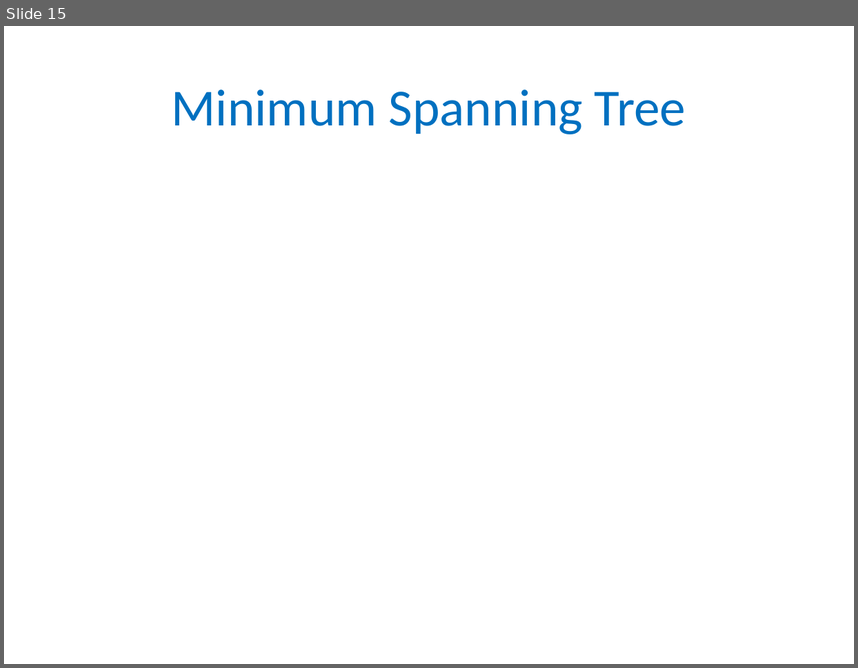
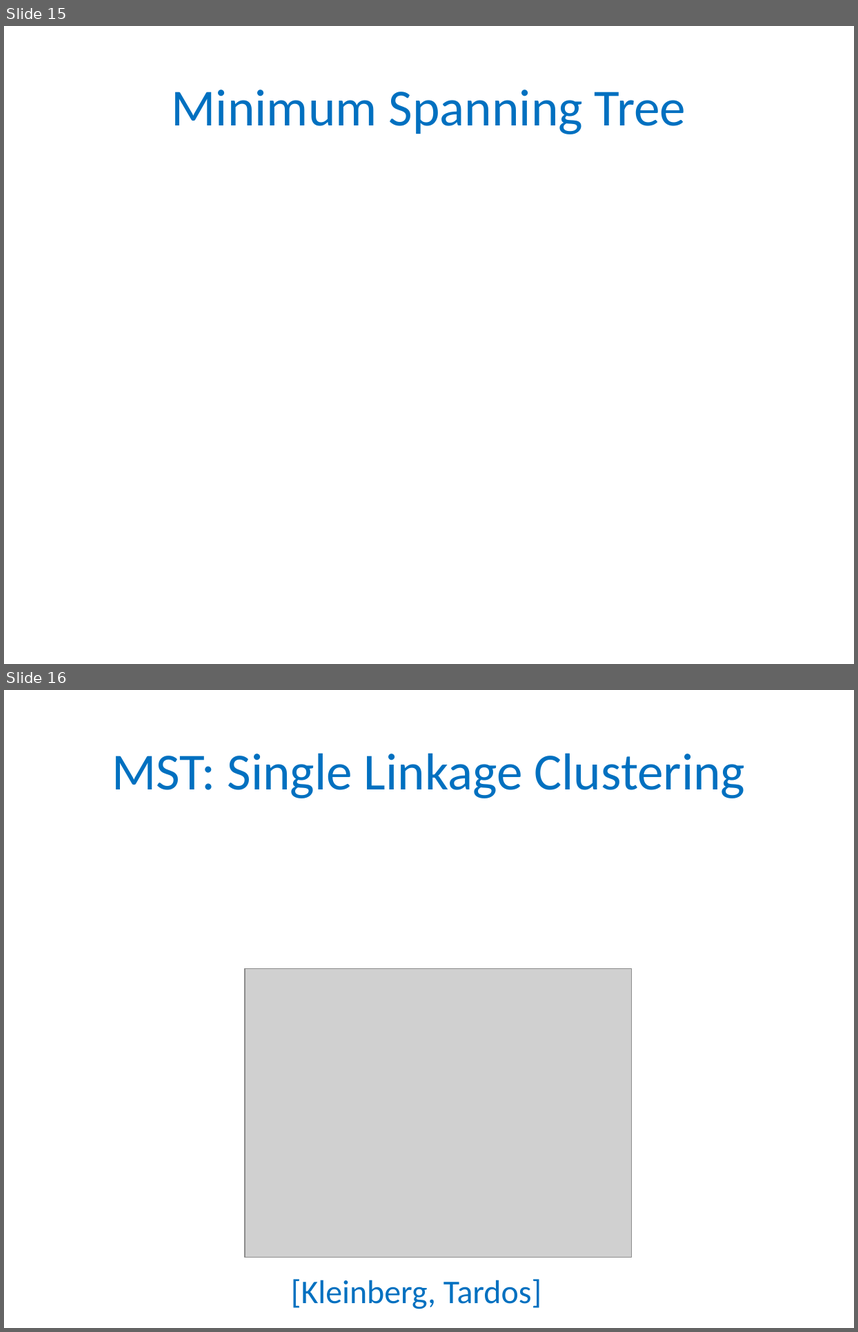
Before and after one commit to gyaroslavtsev/gyaroslavtsev.github.io, a slide deck: big-data/lecture06.pptx. Shown one above the other, each under a label of ours: slide 15 before the commit, slides 15 and 16 after it. The pictures are 858x668 and 858x1332 pixels, drawn with LibreOffice and Linux fonts; fonts in the diff are those of the drawing; grey boxes stand for pictures. Boxes give left, top, right and bottom in pixels: in the first picture for what was removed or moved away, otherwise in the second. Text is boxed around its words. In the diff, an @@ line names an element or a change of style, - is before the commit and + after.

```diff
--- a/big-data/lecture06.pptx
+++ b/big-data/lecture06.pptx
@@ slide 16 added at [4, 690, 854, 1328], background #FFFFFF @@
@@ title added at [112, 753, 746, 798], 44 pt, text #0070C0 @@
+MST: Single Linkage Clustering
@@ picture added at [245, 969, 631, 1257] @@
@@ text added at [291, 1279, 542, 1309], 28 pt, text #0070C0 @@
+[Kleinberg, Tardos]
```
Also in this commit, not shown: 5 other slides added, 3 other files.
